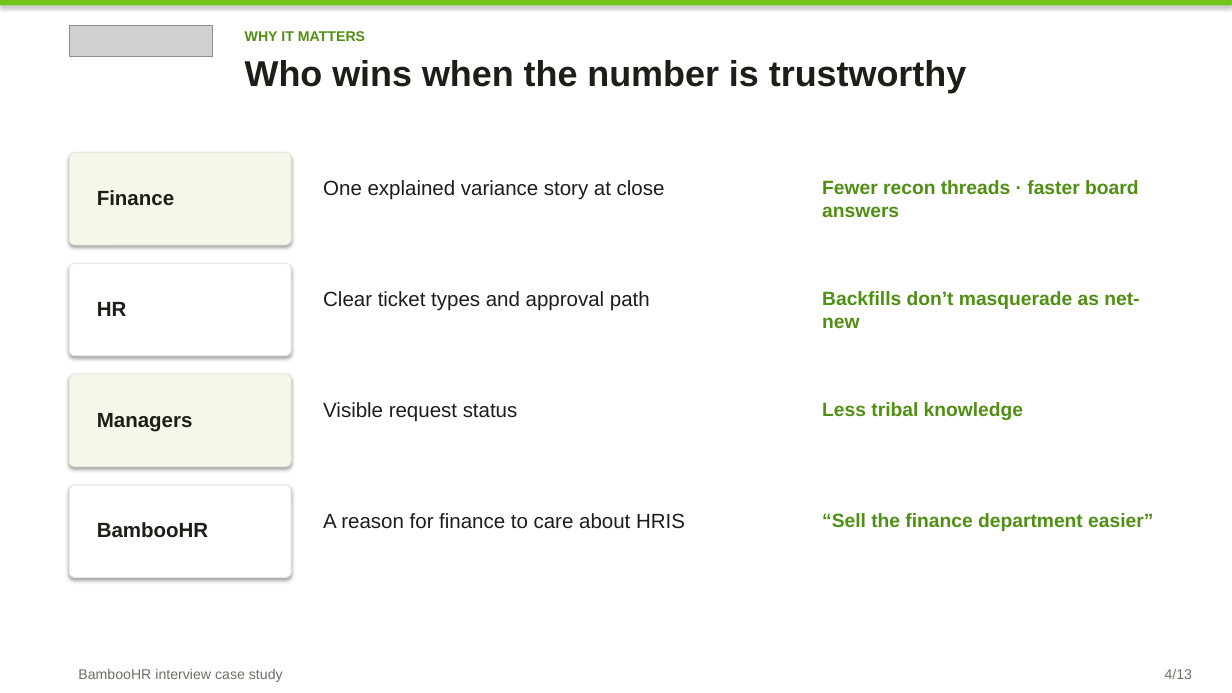
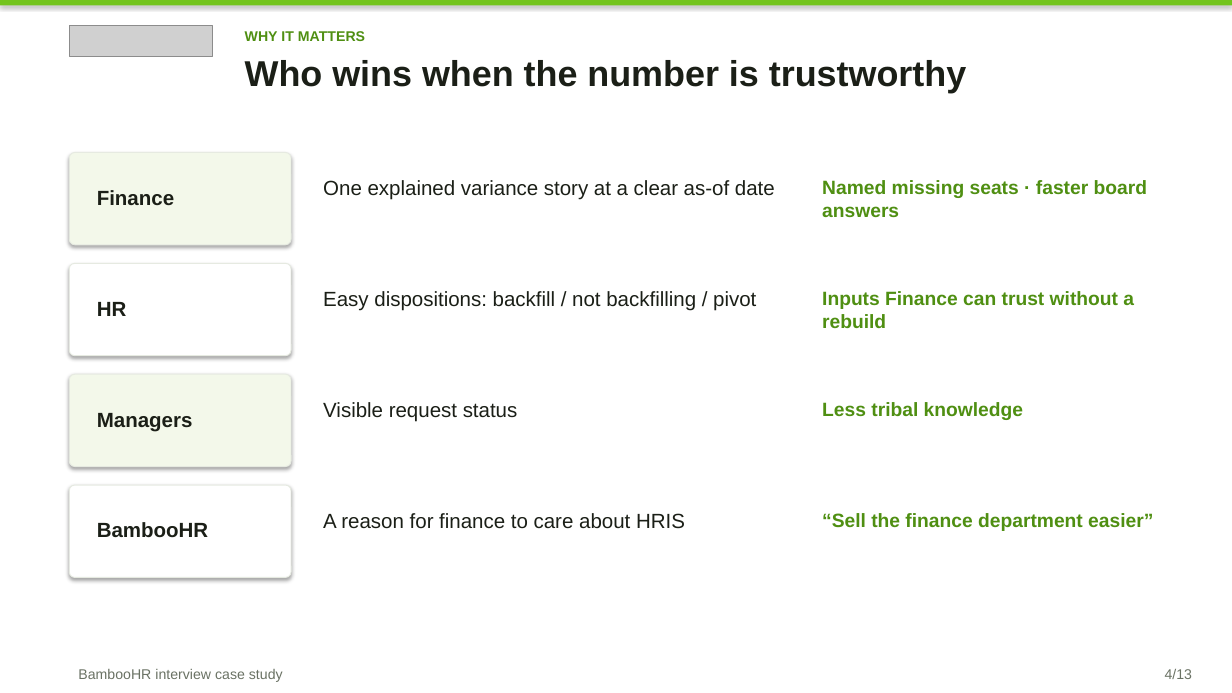
Before and after one commit to Brigdawg/Headcount-Reconciliation, a slide deck: slide 4 of deck/Headcount_Control_Tower_Case_Study.pptx. Drawn at 1232x693 pixels with LibreOffice and Linux fonts; fonts in the diff are those of the drawing; grey boxes stand for pictures. Boxes give left, top, right and bottom in pixels: in the first picture for what was removed or moved away, otherwise in the second. Text is boxed around its words. In the diff, an @@ line names an element or a change of style, - is before the commit and + after.

Commit message:
Incorporate Finance partner feedback into prototype and deck.
Name missing seats and as-of dates, add not-backfilling and pivot dispositions, drop contractors, and lead with the variance story for Finance and HR.

```diff
--- a/deck/Headcount_Control_Tower_Case_Study.pptx
+++ b/deck/Headcount_Control_Tower_Case_Study.pptx
@@ text at <box>323,180,775,200</box>: text changed @@
-One explained variance story at close
+One explained variance story at a clear as-of date
@@ text at <box>822,180,1147,217</box>: text changed @@
-Fewer recon threads · faster board answers
+Named missing seats · faster board answers
@@ text at <box>323,291,756,311</box>: text changed @@
-Clear ticket types and approval path
+Easy dispositions: backfill / not backfilling / pivot
@@ text at <box>822,291,1134,328</box>: text changed @@
-Backfills don’t masquerade as net-new
+Inputs Finance can trust without a rebuild
```
Also in this commit, not shown: 6 other slides changed, 5 other files.
